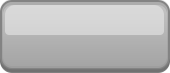
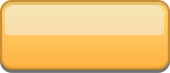
Layer changes from the first 170 x 73 image to the second:
pixels changed over [0, 0, 170, 70] (layer not identified)
